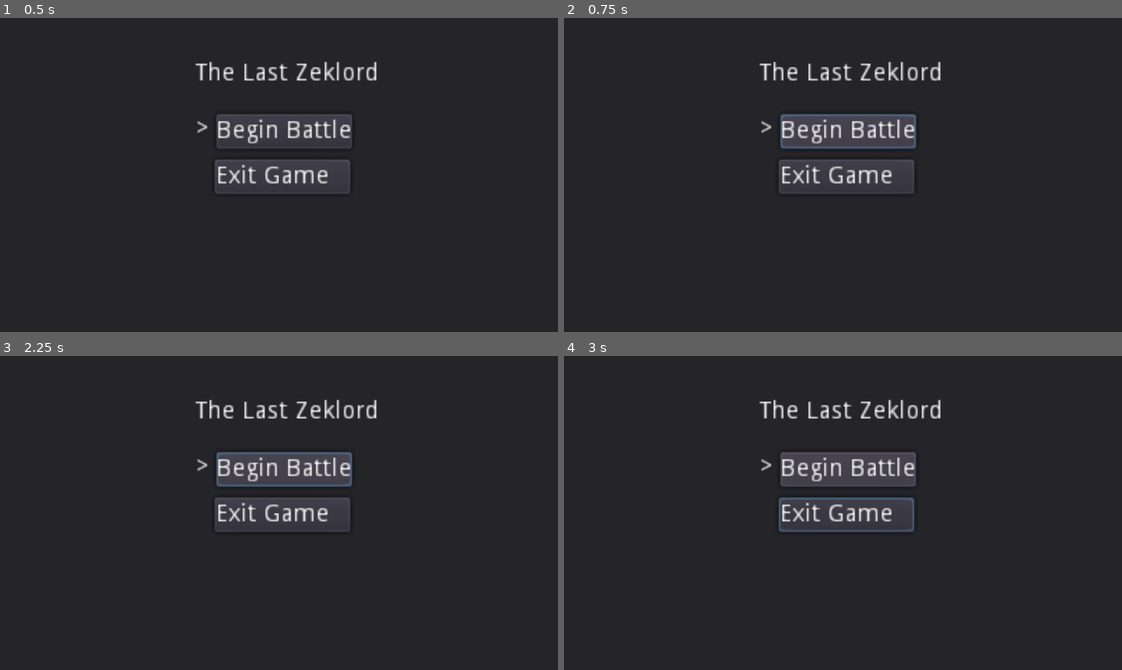
Above: before the commit, frames 1-4 (two rows, left to right).
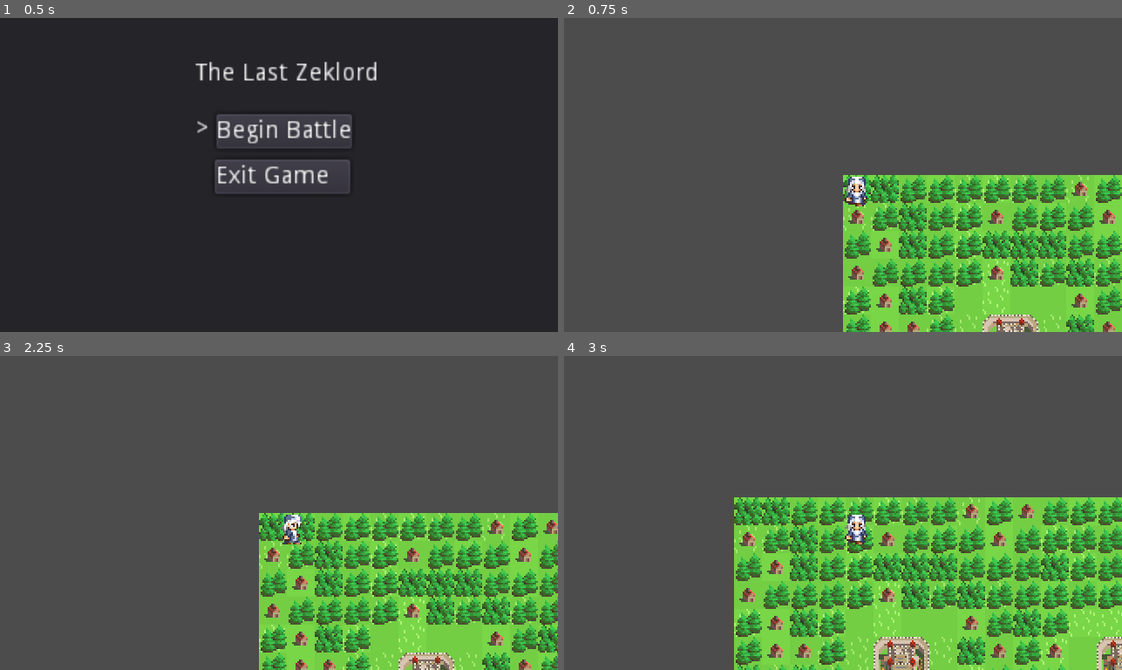
Above: after the commit, the same moments.

Repository: SaranSundar/GodotPracticeDemo
Game: Godot game, scene res://scenes/main/main.tscn
Two runs of this game, one before a commit and one after it. Both use one fixed random seed, a clock stepped at 60 frames per second and the inputs below.
Inputs (mouse positions are in pixels of both pictures, inside the frame that each line leads up to):
- Up to frame 1 (0.5 s): no input
- Up to frame 2 (0.75 s): click "Begin Battle" at 0.5 s
- Up to frame 3 (2.25 s): click (284, 469) at 1.25 s, where only the run before the commit has a clickable "Begin Battle"; tap Enter (ui_accept) at 2 s; hold Right (ui_right) from 2.03 s (still down)
- Up to frame 4 (3 s): tap Enter (ui_accept) at 2.27 s; release Right (ui_right) at 2.78 s; hold Down (ui_down) from 2.78 s (still down)

Frame 1 is identical in both runs. In frame 2, 96% of the frame differs, in the area x 0-100%, y 0-100%; in frame 3, 96%; in frame 4, 97%.
Error before the commit: Invalid call. Nonexistent function 'physics_update' in base 'Node (main_menu_state.gd)'. (res://states/main_menu/main_menu_fsm.gd:66)

Commit message:
Have something working

Diff:
--- a/project.godot
+++ b/project.godot
@@ -33,6 +33,11 @@
 "class": "DialogueBox",
 "language": "GDScript",
 "path": "res://interfaces/dialogue_boxes/dialogue_box.gd"
+}, {
+"base": "Node",
+"class": "FSM_Stack",
+"language": "GDScript",
+"path": "res://states/fsm_stack.gd"
 }, {
 "base": "Resource",
 "class": "GridData",
@@ -100,6 +105,7 @@
 "Cursor": "",
 "CustomTileMap": "",
 "DialogueBox": "",
+"FSM_Stack": "",
 "GridData": "",
 "InBattleFSM": "",
 "InBattleScene": "",
--- a/resources/tiles/tile_set_medieval.tres
+++ b/resources/tiles/tile_set_medieval.tres
@@ -12,6 +12,18 @@
 points = PoolVector2Array( 0, 0, 16, 0, 16, 16, 0, 16 )
 
 [sub_resource type="ConvexPolygonShape2D" id=4]
+points = PoolVector2Array( 0, 0, 16, 0, 16, 16, 0, 16 )
+
+[sub_resource type="ConvexPolygonShape2D" id=5]
+points = PoolVector2Array( 0, 0, 16, 0, 16, 16, 0, 16 )
+
+[sub_resource type="ConvexPolygonShape2D" id=6]
+points = PoolVector2Array( 0, 0, 16, 0, 16, 16, 0, 16 )
+
+[sub_resource type="ConvexPolygonShape2D" id=7]
+points = PoolVector2Array( 0, 0, 16, 0, 16, 16, 0, 16 )
+
+[sub_resource type="ConvexPolygonShape2D" id=8]
 points = PoolVector2Array( 0, 0, 16, 0, 16, 16, 0, 16 )
 
 [resource]
@@ -105,7 +117,32 @@
 2/navigation_offset = Vector2( 0, 0 )
 2/shape_offset = Vector2( 0, 0 )
 2/shape_transform = Transform2D( 1, 0, 0, 1, 0, 0 )
+2/shape = SubResource( 5 )
 2/shape_one_way = false
-2/shape_one_way_margin = 0.0
-2/shapes = [  ]
+2/shape_one_way_margin = 1.0
+2/shapes = [ {
+"autotile_coord": Vector2( 0, 0 ),
+"one_way": false,
+"one_way_margin": 1.0,
+"shape": SubResource( 5 ),
+"shape_transform": Transform2D( 1, 0, 0, 1, 0, 0 )
+}, {
+"autotile_coord": Vector2( 1, 0 ),
+"one_way": false,
+"one_way_margin": 1.0,
+"shape": SubResource( 6 ),
+"shape_transform": Transform2D( 1, 0, 0, 1, 0, 0 )
+}, {
+"autotile_coord": Vector2( 0, 1 ),
+"one_way": false,
+"one_way_margin": 1.0,
+"shape": SubResource( 7 ),
+"shape_transform": Transform2D( 1, 0, 0, 1, 0, 0 )
+}, {
+"autotile_coord": Vector2( 1, 1 ),
+"one_way": false,
+"one_way_margin": 1.0,
+"shape": SubResource( 8 ),
+"shape_transform": Transform2D( 1, 0, 0, 1, 0, 0 )
+} ]
 2/z_index = 0
--- a/scenes/camera/camera_controller.gd
+++ b/scenes/camera/camera_controller.gd
@@ -5,6 +5,6 @@
 func _ready():
 	self._set_current(true)
 
-func update_camera(delta):
+func update_camera(delta: float):
 	position.x = player.position.x
 	position.y = player.position.y
--- a/scenes/in_battle/in_battle.gd
+++ b/scenes/in_battle/in_battle.gd
@@ -7,6 +7,6 @@
 func _init():
 	self.set_name("InBattleScene")
 
-func update_scene():
-	player.update_player()
-	camera.update_camera()
+func update_scene(delta: float):
+	player.update_player(delta)
+	camera.update_camera(delta)
--- a/scenes/main/main.gd
+++ b/scenes/main/main.gd
@@ -3,28 +3,31 @@
 # Mouse/Cursor Scene
 onready var cursor = $cursor
 
-var state_machine: StateMachine = null
+var fsm_stack: FSM_Stack = null
+var main_menu_fsm: MainMenuFSM = null
 
 func _init():
-	state_machine = preload("res://states/main_menu/main_menu_fsm.gd").new()
+	fsm_stack = preload("res://states/fsm_stack.gd").new()
+	main_menu_fsm = preload("res://states/main_menu/main_menu_fsm.gd").new()
 
 func _ready():
 	add_menu_fsm()
 
 func add_menu_fsm():
-	add_child(state_machine)
+	fsm_stack.add_state_machine(main_menu_fsm)
+	add_child(fsm_stack)
 
 # The state machine subscribes to node callbacks and delegates them to the state machine objects.
 func _unhandled_input(event: InputEvent) -> void:
-	state_machine.handle_input(event)
+	fsm_stack.handle_input(event)
 
 
 func _process(delta: float) -> void:
-	state_machine.update_state_machine(delta)
+	fsm_stack.update_state_machine(delta)
 
 
 func _physics_process(delta: float) -> void:
-	state_machine.physics_update_state_machine(delta)
+	fsm_stack.physics_update_state_machine(delta)
 
 
 # The scale of items on the map are the wrong size, need different tiles for that
--- a/scenes/player/player.gd
+++ b/scenes/player/player.gd
@@ -38,7 +38,7 @@
 	animated_sprite.set_sprite_frames(mage_male_sprite_frames)
 	animated_sprite.set_animation(current_animation)
 
-func update_player(delta):
+func update_player(delta: float):
 	input_vector.x = Input.get_action_strength("ui_right") - Input.get_action_strength("ui_left")
 	input_vector.y = Input.get_action_strength("ui_down") - Input.get_action_strength("ui_up")
 	input_vector = input_vector.normalized()
--- /dev/null
+++ b/states/fsm_stack.gd
@@ -0,0 +1,63 @@
+class_name FSM_Stack extends Node
+
+# This is a mix of pushdown automaton and hierarchal finite state machine
+
+var state_machines: Array = []
+
+# Only getter method established
+# You have to use object reference with self. for getters and setters
+var state_machine: StateMachine = null setget set_state_machine, get_state_machine
+
+func set_state_machine(_value):
+	# Should not Be able to set the state, since it's just calculated from the top of the stack
+	# _value will be unused
+   return
+
+func get_state_machine():
+	return state_machines.front()
+
+func free_state_machine():
+	var copy = self.state_machine
+	remove_child(self.state_machine)
+	return copy
+
+func add_state_machine(new_state_machine: StateMachine):
+	self.state_machines.push_front(new_state_machine)
+	# TODO: needs to actually use code that switches scenes, theres a scene transition example online
+	add_child(self.state_machine)
+
+func remove_state_machine():
+	var copy = free_state_machine()
+	# Clean up resources
+	copy.exit()
+	# TODO: Not sure if this is a bug or not to free state before popping it
+	self.state_machines.pop_front()
+	# TODO: This will have a bug if the previous state was freed
+	add_child(self.state_machine)
+
+
+func _init() -> void:
+	set_name("FSM_Stack")
+
+func handle_input(event: InputEvent) -> void:
+	self.state_machine.handle_input(event)
+
+
+func update_state_machine(delta: float) -> void:
+	self.state_machine.update_state_machine(delta)
+
+
+func physics_update_state_machine(delta: float) -> void:
+	self.state_machine.physics_update_state_machine(delta)
+
+
+# Will have the keys from TransitionOptions
+# Will either transition to new state by adding new state,
+# or transition to old state by exiting and popping of current state
+func transition_to(transition_state_machine: StateMachine) -> void:
+	if transition_state_machine != null:
+		# Will first remove current fsm from scene tree, then add new fsm
+		free_state_machine()
+		add_state_machine(transition_state_machine)
+	else:
+		remove_state_machine()
--- a/states/in_battle/in_battle_state.gd
+++ b/states/in_battle/in_battle_state.gd
@@ -9,4 +9,4 @@
 	self.add_child(self.state_scene)
 
 func update_state(delta: float):
-	self.state_scene.update_scene()
+	self.state_scene.update_scene(delta)
--- a/states/main_menu/main_menu_state.gd
+++ b/states/main_menu/main_menu_state.gd
@@ -11,8 +11,7 @@
 	self.state_scene.exit_game_button.connect("pressed", self, "exit_game_pressed")
 
 func begin_battle_pressed():
-	# TODO: This will signal to root to change FSM
-	emit_signal("begin_battle")
+	get_node("/root/main").fsm_stack.transition_to(preload("res://states/in_battle/in_battle_fsm.gd").new())
 
 func exit_game_pressed():
 	get_tree().quit()
--- a/states/state_machine.gd
+++ b/states/state_machine.gd
@@ -4,13 +4,8 @@
 
 var states: Array = []
 
-enum TransitionOptions {
-	# (String) Target state to transition to, if exit will just pop state of stack and queue free it
-	TRANSITION_STATE,
-	# True/False, if true will make new instance of transition even when just resuming previous state from popping off current
-	CREATE_NEW_TRANSITION,
-	# True/False If true will signal to parent to clean up fsm
-	EXIT_STATE_MACHINE
+enum {
+	TRANSITION_STATE
 }
 
 # Only getter method established
@@ -59,18 +54,24 @@
 
 
 func update_state_machine(delta: float) -> void:
-	self.state.update(delta)
+	self.state.update_state(delta)
 
 
 func physics_update_state_machine(delta: float) -> void:
-	self.state.physics_update(delta)
+	self.state.physics_update_state(delta)
 
 
 # Will have the keys from TransitionOptions
 # Will either transition to new state by adding new state,
 # or transition to old state by exiting and popping of current state
 func transition_to(data: Dictionary = {}) -> void:
-	pass
+	var transition_state = data[TRANSITION_STATE]
+	if transition_state != null:
+		# We have a state to transition to
+		add_state(transition_state, data)
+	else:
+		# We want to pop of current state
+		free_state()
 
 # Will return new instance of state based on state name
 # Will only be called when adding new state, or adding a state that was queue freed
Not shown: 1 places in resources/tiles/tile_set_medieval.tres that only renumber resources
